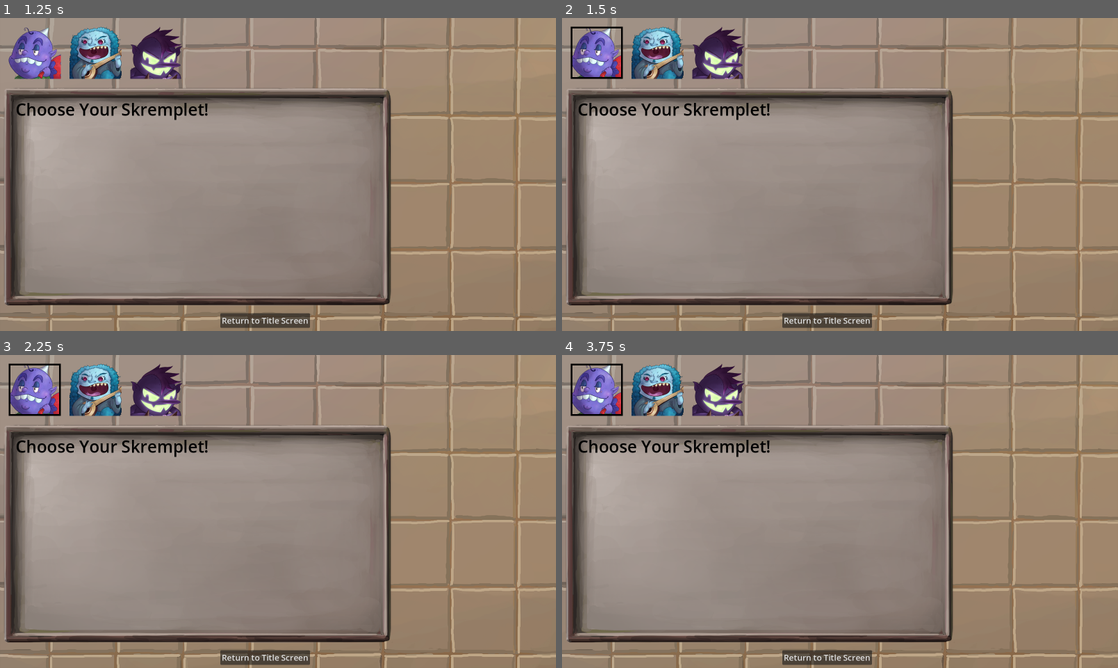
Above: before the commit, frames 1-4 (two rows, left to right).
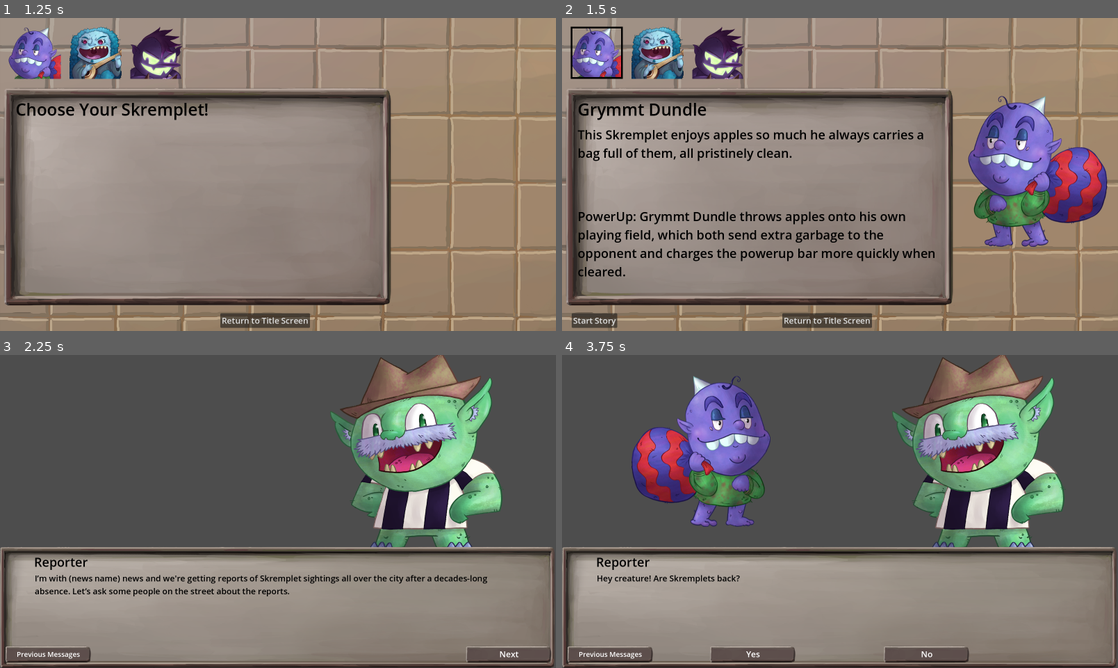
Above: after the commit, the same moments.

Repository: VincentBorchardt/Skremplets-Puzzle-Game-RPJ-2025
Game: Godot game, scene res://scenes/title_screen.tscn
Two runs of this game, one before a commit and one after it. Both use one fixed random seed, a clock stepped at 60 frames per second and the inputs below.
Inputs (mouse positions are in pixels of both pictures, inside the frame that each line leads up to):
- Up to frame 1 (1.25 s): click "Story Mode" at 0.5 s
- Up to frame 2 (1.5 s): click (595, 52) at 1.25 s
- Up to frame 3 (2.25 s): click (33, 658) at 2 s, where only the run after the commit has a clickable "Start Story"
- Up to frame 4 (3.75 s): click (1073, 655) at 2.75 s, where only the run after the commit has a clickable "Next"; click (1073, 655) at 3.5 s, where only the run after the commit has a clickable "Next"

Frame 1 is identical in both runs. In frame 2, 12% of the frame differs, in the area x 1-99%, y 24-100%; in frame 3, 77%, in the area x 0-100%, y 0-100%; in frame 4, 77%.
Error before the commit: Parse Error: Could not resolve external class member "level_pieces_array". (res://scripts/inventory.gd:42)

Commit message:
More setup for boss fight
Not much here (other than setting up the level flowchart and possibly setting up a secret boss fight), but I want another commit before I possibly break things

Diff:
--- a/scripts/inventory.gd
+++ b/scripts/inventory.gd
@@ -58,6 +58,12 @@
 func start_new_story_level():
 	# TODO add a parameter that checks if it's a restart, so this can be universal
 	current_level_number = current_level_number + 1
+	if current_level_number > tournament_rounds:
+		if player_character.has_sweater:
+			pass
+		else:
+			# The secret ending where you face DSD, assuming I get it done
+			pass
 	set_up_story_level()
 	# TODO This check is done twice and probably shouldn't be
 	# Probably involves calling this in the character select and starting at -1 or something
@@ -65,4 +71,4 @@
 		get_tree().change_scene_to_file("res://scenes/cutscenes/generic_pregame.tscn")
 	else:
 		# TODO Start the final sequence
-		pass
+		get_tree().change_scene_to_file("res://scenes/cutscenes/round_3_start_cutscene.tscn")
--- a/scripts/pieces_container.gd
+++ b/scripts/pieces_container.gd
@@ -24,7 +24,8 @@
 yellow_four_square.duplicate(), yellow_two_three_can.duplicate()]
 @onready var level_three_pieces = [blue_four_t.duplicate(), blue_three_three_bag.duplicate(), green_four_t.duplicate(),
 green_three_three_bottle.duplicate(), red_four_line.duplicate(), red_five_two_jug.duplicate(),
-yellow_four_square.duplicate(), yellow_two_three_can.duplicate(), purple]
+yellow_four_square.duplicate(), yellow_two_three_can.duplicate(), purple_skinny_barrel.duplicate(),
+purple_wide_barrel.duplicate()]
 @onready var level_pieces_array = [level_one_pieces, level_two_pieces, level_three_pieces]
 
 enum Type {RED, BLUE, YELLOW, GREEN, PURPLE, GARBAGE, POWERUP, WILD, NONE}
--- a/scripts/play_areas/base_play_area.gd
+++ b/scripts/play_areas/base_play_area.gd
@@ -96,7 +96,6 @@
 				print("currently not implemented")
 
 func _on_grid_activate_special_pieces(pieces, player) -> void:
-	# TODO this will do things when you clear powerups
 	for piece in pieces:
 		match piece.power_up_type:
 			Pieces.PowerUpType.GRYMMT:
@@ -104,6 +103,10 @@
 				$PowerUpBar.add_to_bar(3)
 			Pieces.PowerUpType.SWEATER:
 				character.has_sweater = true
+				if grid_owner == Inventory.Player.PLAYER_1:
+					Inventory.player_character.has_sweater = true
+				elif grid_owner == Inventory.Player.PLAYER_2:
+					Inventory.opponent_character.has_sweater = true
 				# TODO Change the grid picture, assuming I get the asset for it
 			_:
 				pass
--- a/scripts/play_areas/winner_popup.gd
+++ b/scripts/play_areas/winner_popup.gd
@@ -25,7 +25,12 @@
 	Inventory.start_new_story_level()
 
 func _on_retry_button_pressed() -> void:
+	Inventory.player_character.has_sweater = false
+	Inventory.opponent_character.has_sweater = false
 	get_tree().change_scene_to_file("res://scenes/cutscenes/generic_pregame.tscn")
 
 func _on_title_screen_button_pressed() -> void:
+	# TODO I don't think these falses are necessary, but they won't hurt
+	Inventory.player_character.has_sweater = false
+	Inventory.opponent_character.has_sweater = false
 	get_tree().change_scene_to_file("res://scenes/title_screen.tscn")
